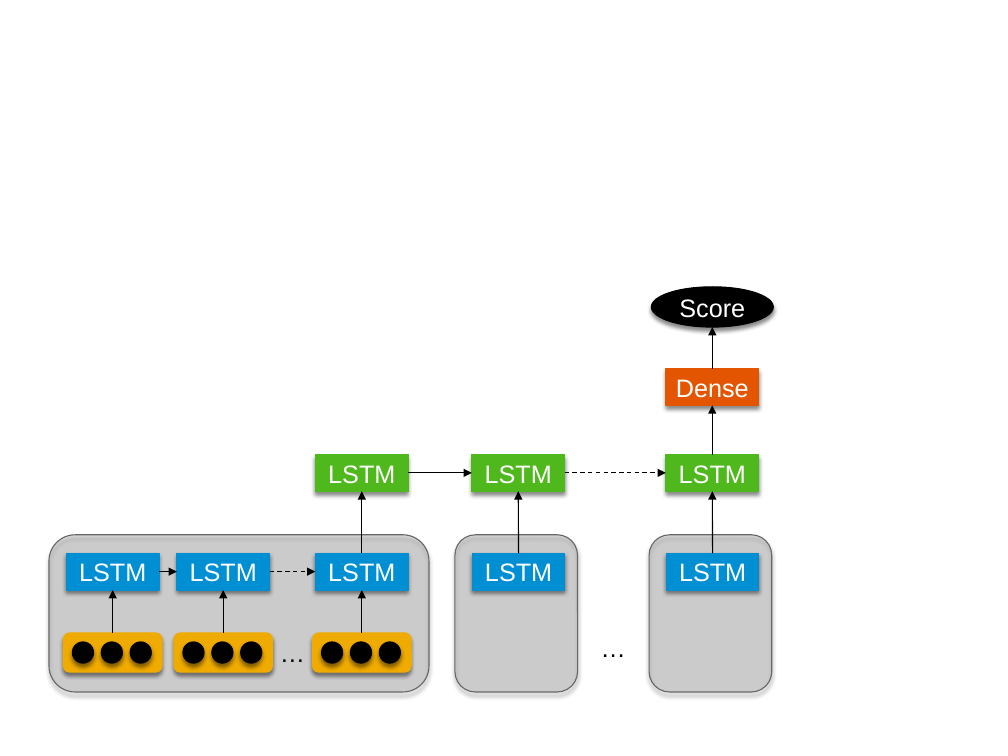
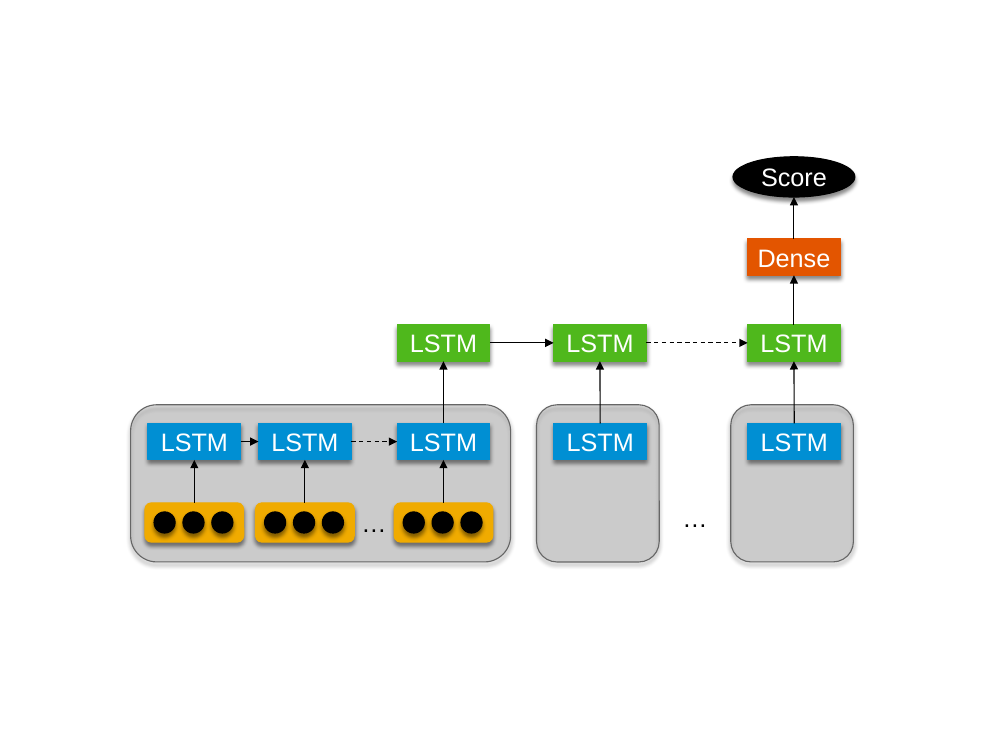
Before and after one commit to PaulOpu/TS_LossFunction, a slide deck: slide 1 of paper/jupyter_results/architecture_rnn_rnn.pptx. Drawn at 1008x756 pixels with LibreOffice and Linux fonts; fonts in the diff are those of the drawing. Boxes give left, top, right and bottom in pixels: in the first picture for what was removed or moved away, otherwise in the second. Text is boxed around its words. In the diff, an @@ line names an element or a change of style, - is before the commit and + after.

```diff
--- a/paper/jupyter_results/architecture_rnn_rnn.pptx
+++ b/paper/jupyter_results/architecture_rnn_rnn.pptx
@@ 12 arrows, 10 ellipses, 9 rectangles, 6 rounded rectangles, 2 texts: place and size @@
-12 arrows, 10 ellipses, 9 rectangles, 6 rounded rectangles, 2 texts at [49,287,773,692]
+12 arrows, 10 ellipses, 9 rectangles, 6 rounded rectangles, 2 texts at [131,157,855,562]
```
Also in this commit, not shown: 1 other file.
